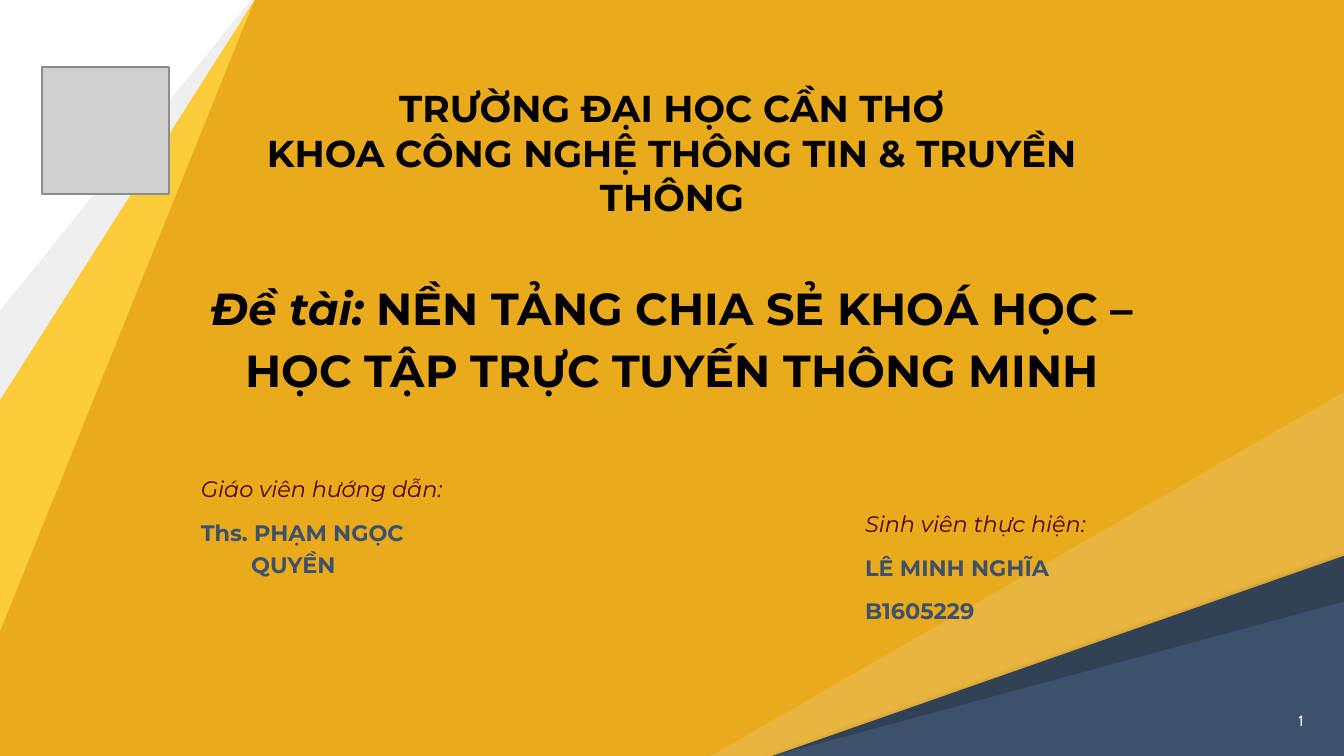
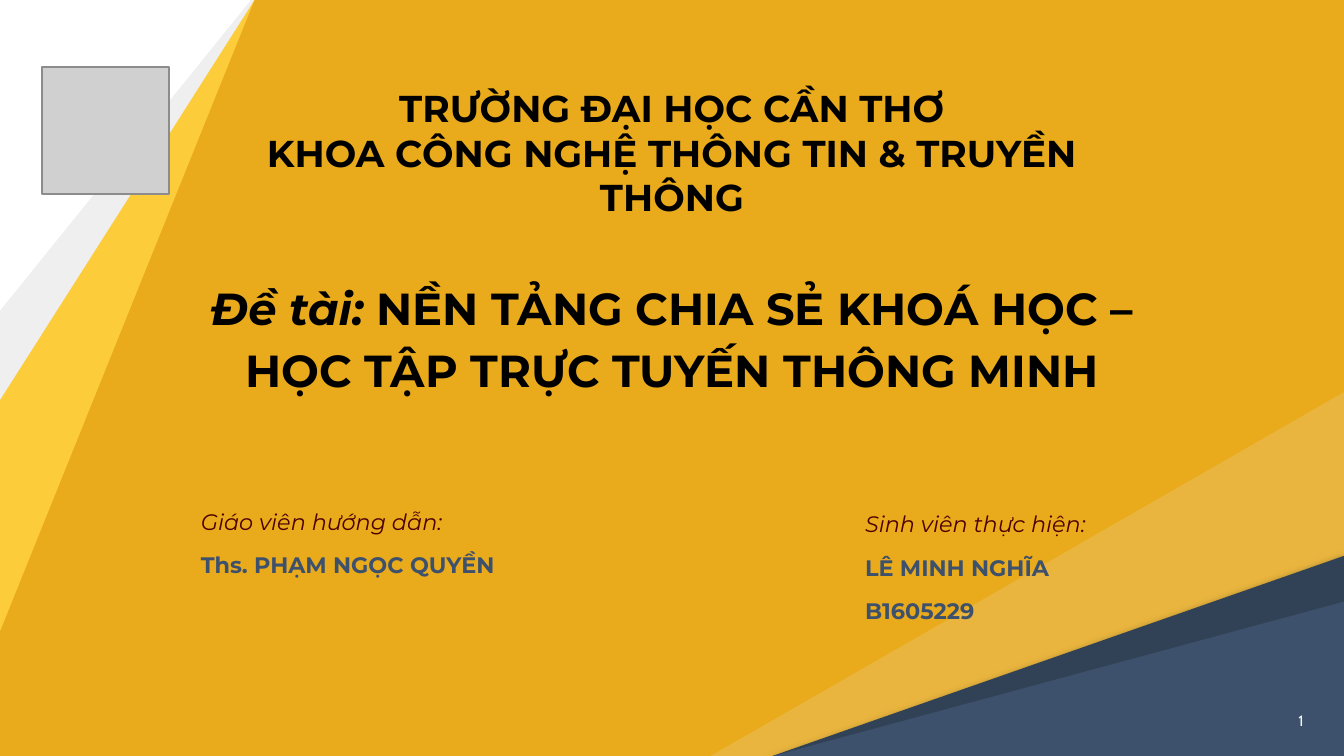
Before and after one commit to nghiale1/CongDongGiaSu, a slide deck: slide 1 of docs/thuyetTrinh_LeMinhNghia_B1605229.pptx. Drawn at 1344x756 pixels with LibreOffice and Linux fonts; fonts in the diff are those of the drawing; grey boxes stand for pictures. Boxes give left, top, right and bottom in pixels: in the first picture for what was removed or moved away, otherwise in the second. Text is boxed around its words. In the diff, an @@ line names an element or a change of style, - is before the commit and + after.

```diff
--- a/docs/thuyetTrinh_LeMinhNghia_B1605229.pptx
+++ b/docs/thuyetTrinh_LeMinhNghia_B1605229.pptx
@@ text "Giáo viên hướng dẫn:" rewrapped from (201,478,442,577) to (201,511,494,578) @@
```
Also in this commit, not shown: 9 other slides changed, 1 slide removed, 2 other files.
